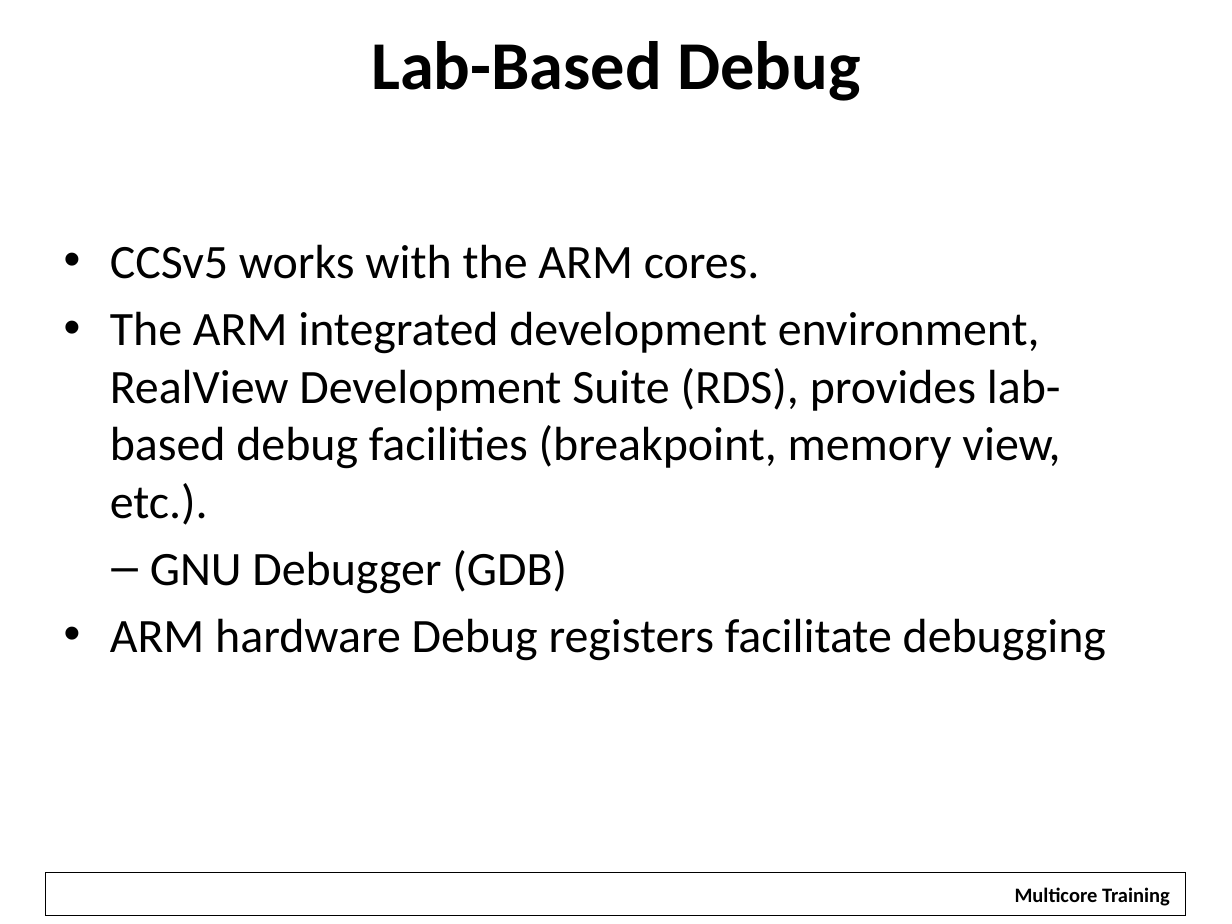
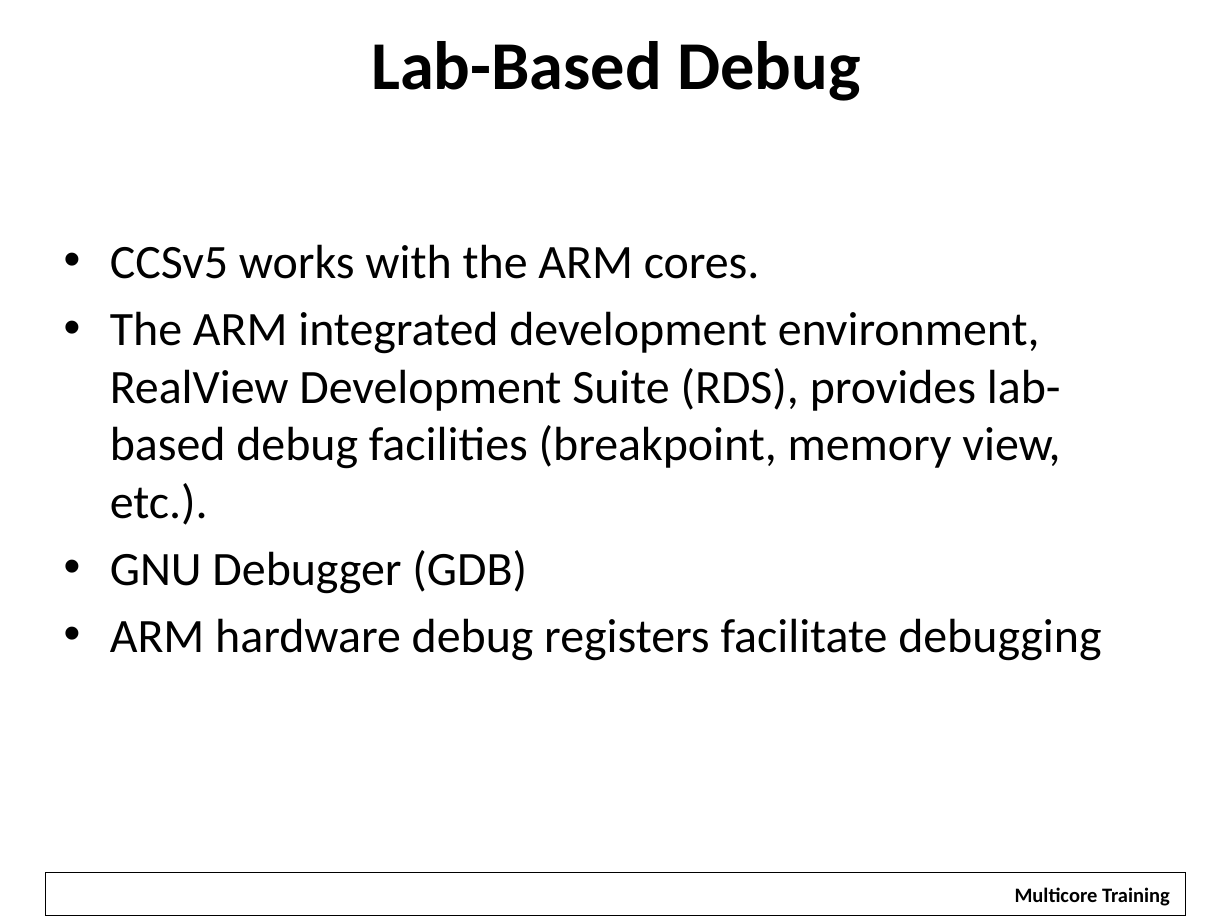
Before and after one commit to hari1989/keystone-workshop, a slide deck: slide 55 of preliminary/Working/presentations/KeyStoneII ARM Overview.pptx. Drawn at 1232x924 pixels with LibreOffice and Linux fonts; fonts in the diff are those of the drawing; background and template pictures are left out. Boxes give left, top, right and bottom in pixels: in the first picture for what was removed or moved away, otherwise in the second. Text is boxed around its words. In the diff, an @@ line names an element or a change of style, - is before the commit and + after.

```diff
--- a/preliminary/Working/presentations/KeyStoneII ARM Overview.pptx
+++ b/preliminary/Working/presentations/KeyStoneII ARM Overview.pptx
@@ text at (110, 550, 527, 594): bullet – to •; list level 2 to 1 in "GNU Debugger (GDB)" @@
@@ text at (110, 618, 1101, 661): text changed @@
-• ARM hardware Debug registers facilitate debugging
+• ARM hardware debug registers facilitate debugging
```
Also in this commit, not shown: 23 other slides changed, 1 slide added, 1 slide removed.
